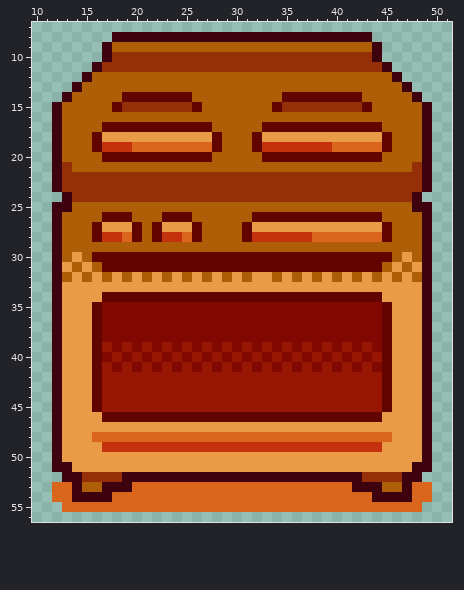
Two states of a pixel-art sprite, Brackeys/Assets/Art/Environment/Oven_spliced.png. Above: the version before the commit.
The file is 64x64 pixels. Shown: x 10..51, y 7..56.
Once edited:
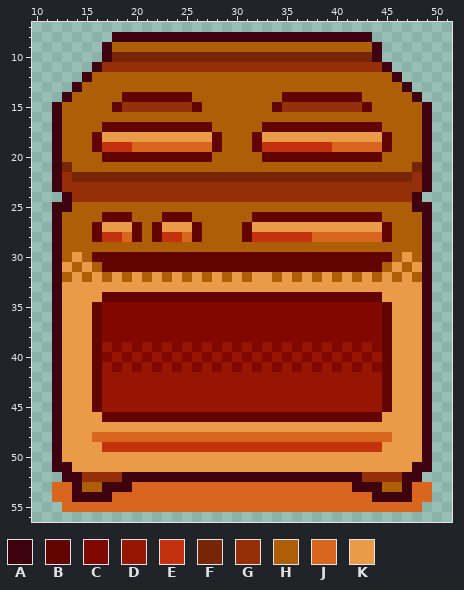
Palette (. is transparent): A #3e020f  B #620500  C #810701  D #961503  E #c3310d  F #772505  G #952f07  H #ad5e07  J #d9661c  K #ea9b48
From old to new:
Changed rows in their new state; - is an unchanged pixel.
first column x 18:
10 FFFFFFFFFFFFFFFFFFFFFFFFFF
first column x 13:
21 F----------------------------------F
22 -FFFFFFFFFFFFFFFFFFFFFFFFFFFFFFFFFF-
